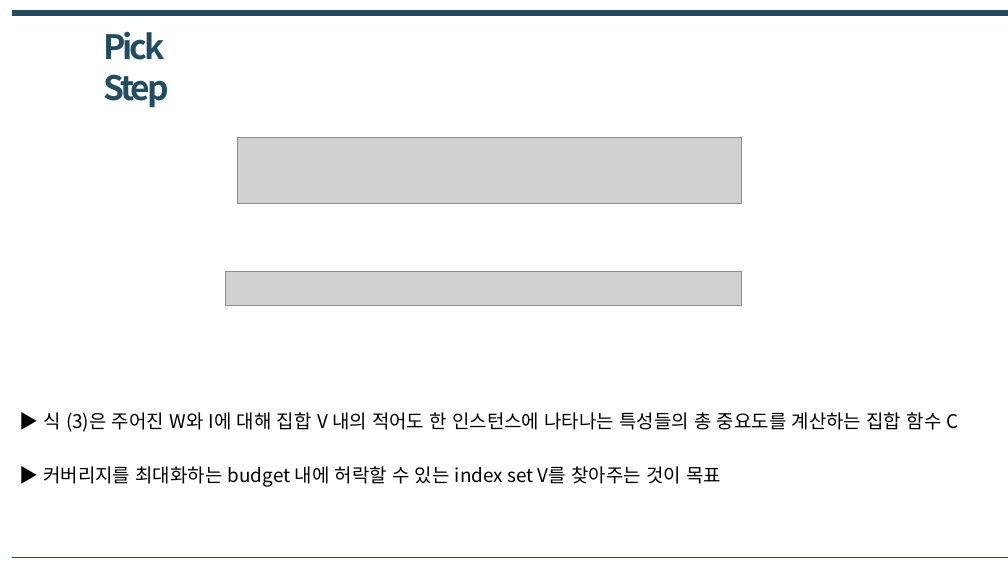
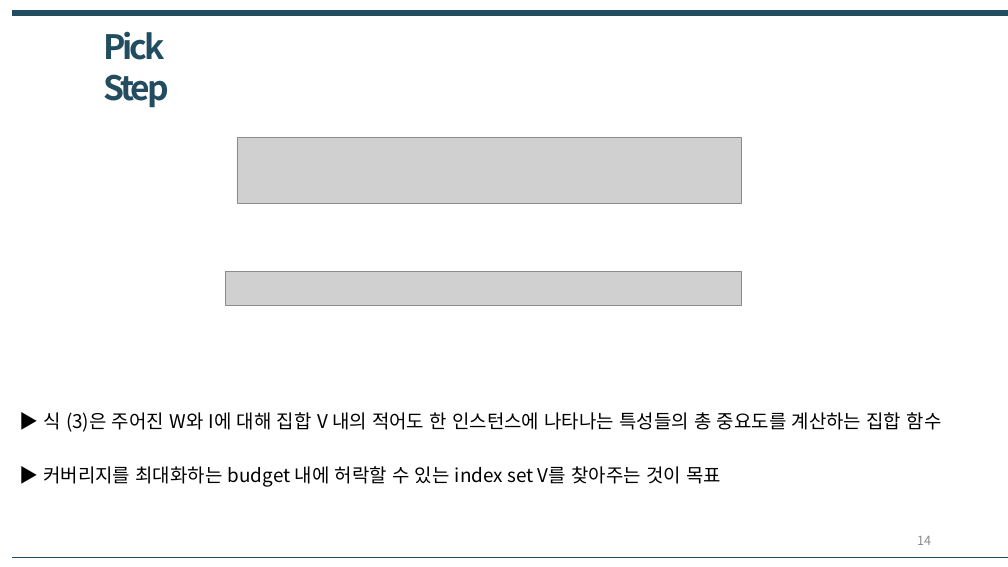
Before and after one commit to mosePark/TIL, a slide deck: slide 14 of lab-seminar/LIME/4월 9일 랩세미나 발표 자료.pptx. Drawn at 1008x567 pixels with LibreOffice and Linux fonts; fonts in the diff are those of the drawing; grey boxes stand for pictures. Boxes give left, top, right and bottom in pixels: in the first picture for what was removed or moved away, otherwise in the second. Text is boxed around its words. In the diff, an @@ line names an element or a change of style, - is before the commit and + after.

```diff
--- a/lab-seminar/LIME/4월 9일 랩세미나 발표 자료.pptx
+++ b/lab-seminar/LIME/4월 9일 랩세미나 발표 자료.pptx
@@ text at (x1=43, y1=412, x2=942, y2=432): text changed @@
-▶ 식 (3)은 주어진 W와 I에 대해 집합 V 내의 적어도 한 인스턴스에 나타나는 특성들의 총 중요도를 계산하는 집합 함수 C
+▶ 식 (3)은 주어진 W와 I에 대해 집합 V 내의 적어도 한 인스턴스에 나타나는 특성들의 총 중요도를 계산하는 집합 함수
@@ page number added at (x1=917, y1=536, x2=931, y2=545), 12 pt, text #8C8C8C @@
+14
```
Also in this commit, not shown: 19 other slides changed, 4 slides added, 1 other file.
